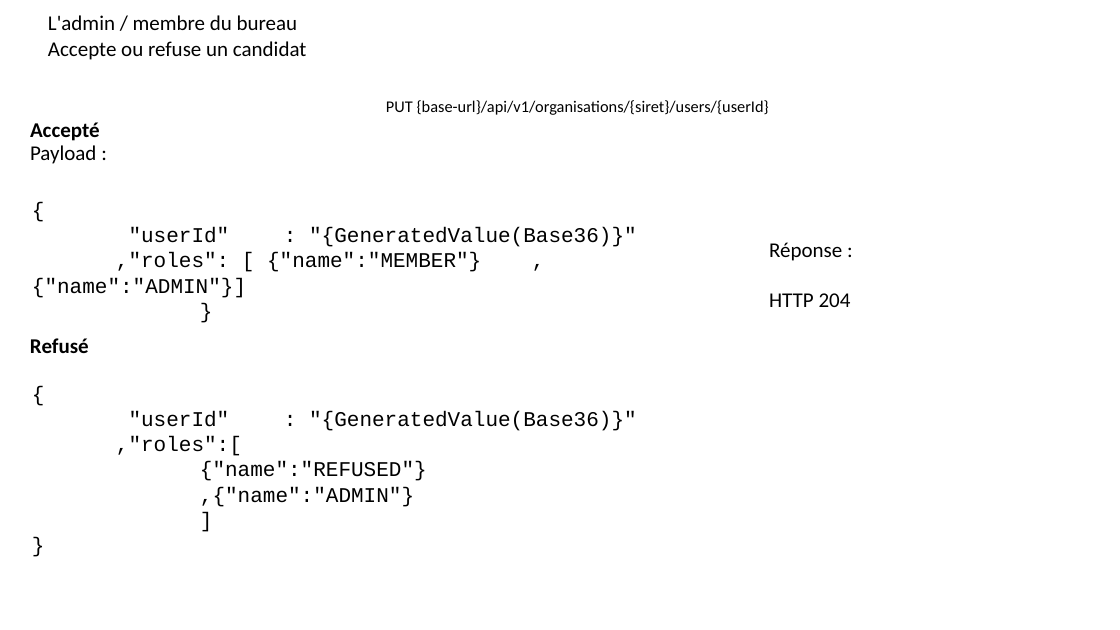
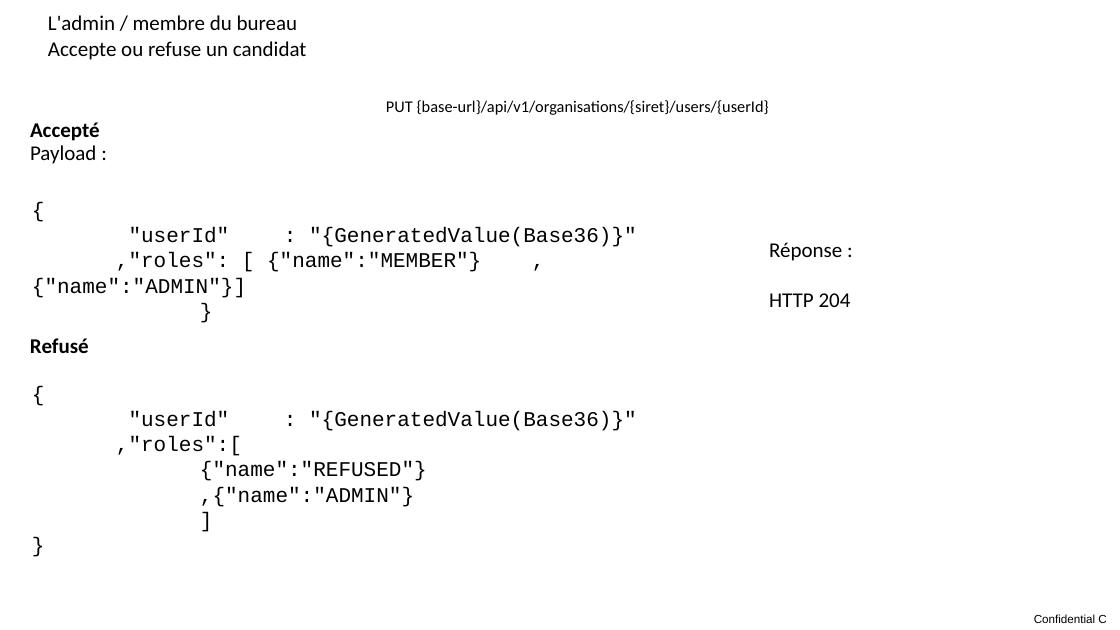
Before and after one commit to Miroredge/UFR_Asso, a slide deck: slide 12 of Examples/Api_description/UFR_ASSO_PWP_Users.pptx. Drawn at 1120x630 pixels with LibreOffice and Linux fonts; fonts in the diff are those of the drawing. Boxes give left, top, right and bottom in pixels: in the first picture for what was removed or moved away, otherwise in the second. Text is boxed around its words. In the diff, an @@ line names an element or a change of style, - is before the commit and + after.

```diff
--- a/Examples/Api_description/UFR_ASSO_PWP_Users.pptx
+++ b/Examples/Api_description/UFR_ASSO_PWP_Users.pptx
@@ text added at [1034, 614, 1106, 623], 10 pt, text #000000 @@
+Confidential C
```
Also in this commit, not shown: 13 other slides changed, 1 slide added, 1 other file.
